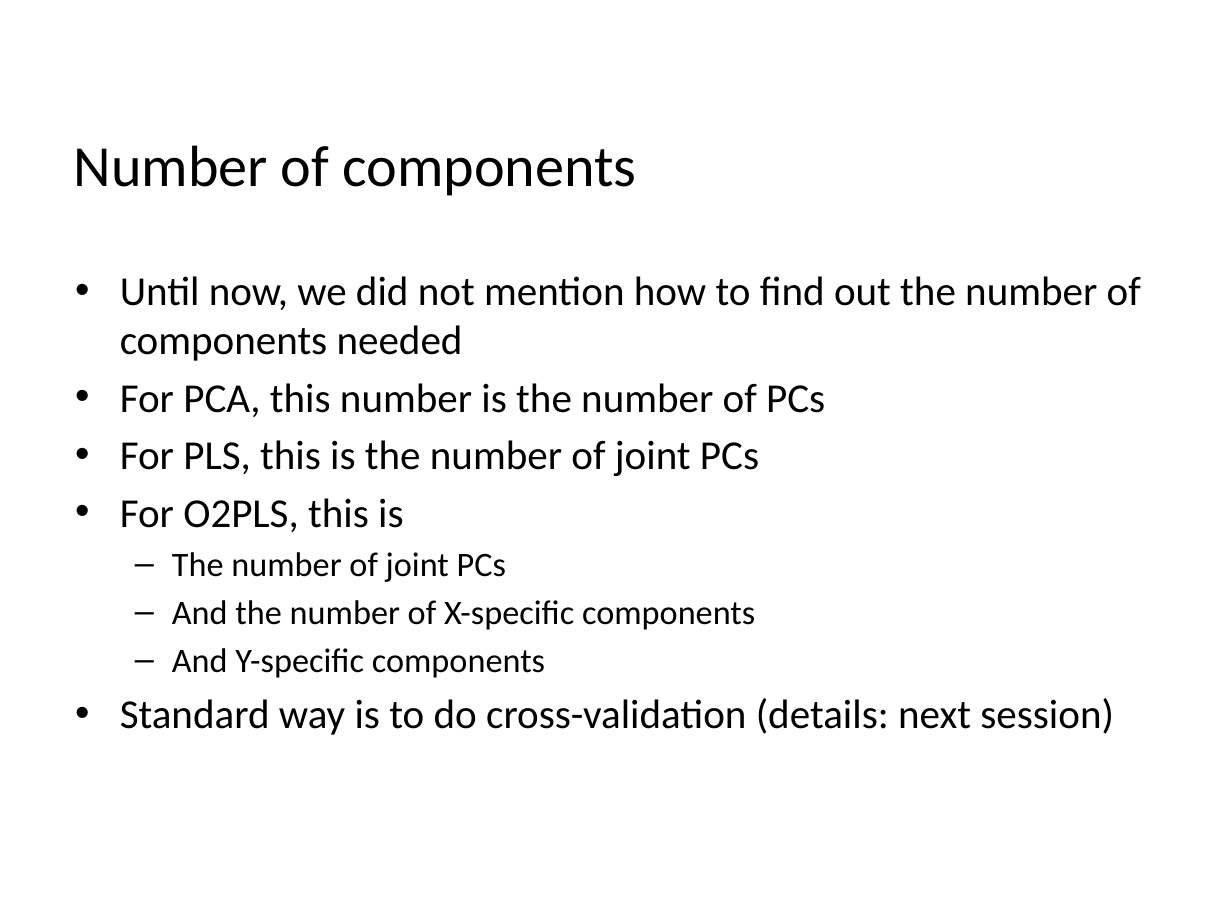
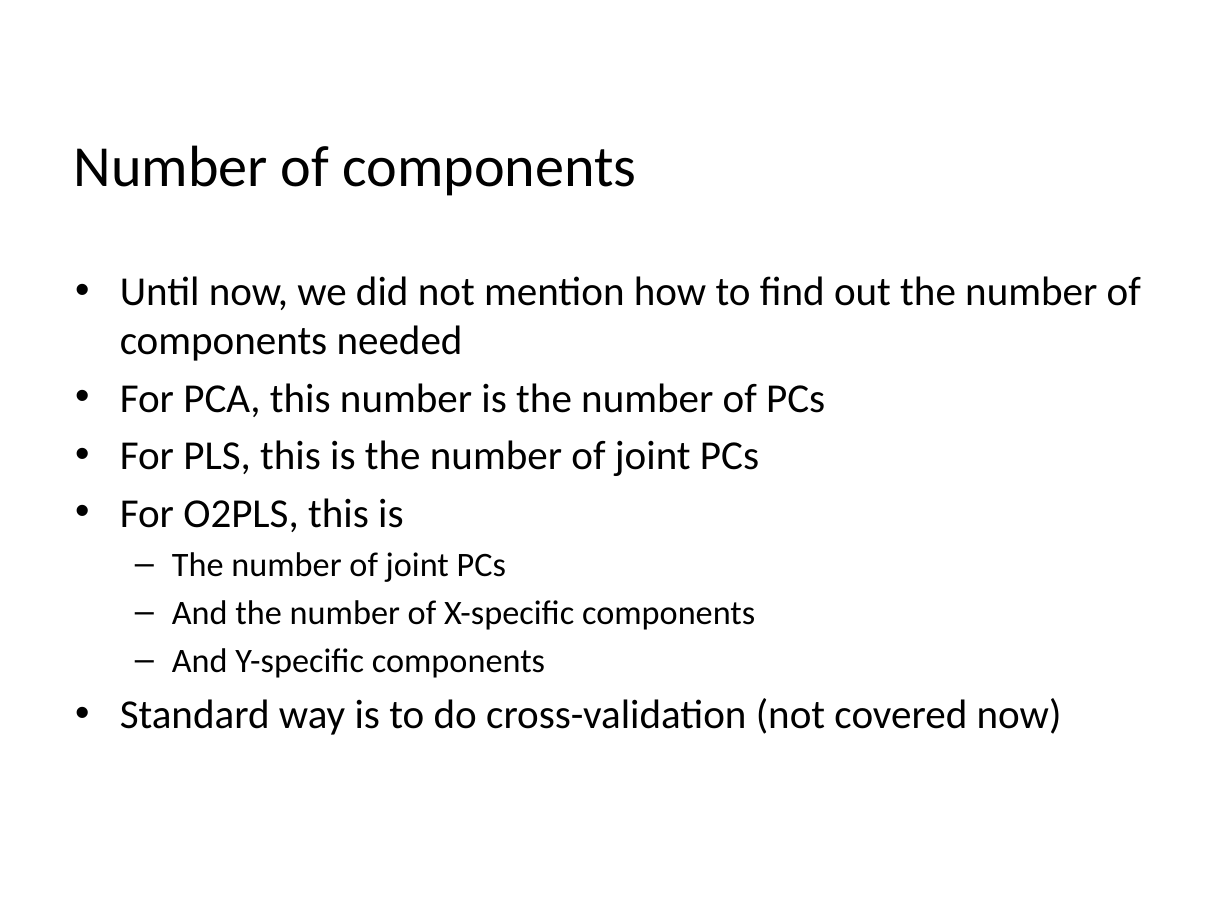
Before and after one commit to selbouhaddani/OmicsPLS_ShortCourse, a slide deck: slide 9 of Slides/OmicsPLS course 3 O2PLS.pptx. Drawn at 1232x924 pixels with LibreOffice and Linux fonts; fonts in the diff are those of the drawing; background and template pictures are left out. Boxes give left, top, right and bottom in pixels: in the first picture for what was removed or moved away, otherwise in the second. Text is boxed around its words. In the diff, an @@ line names an element or a change of style, - is before the commit and + after.

Commit message:
minor fix in slides

```diff
--- a/Slides/OmicsPLS course 3 O2PLS.pptx
+++ b/Slides/OmicsPLS course 3 O2PLS.pptx
@@ text at (120, 698, 1062, 735): text changed @@
-• Standard way is to do cross-validation (details: next session)
+• Standard way is to do cross-validation (not covered now)
```
Also in this commit, not shown: 1 other file.
